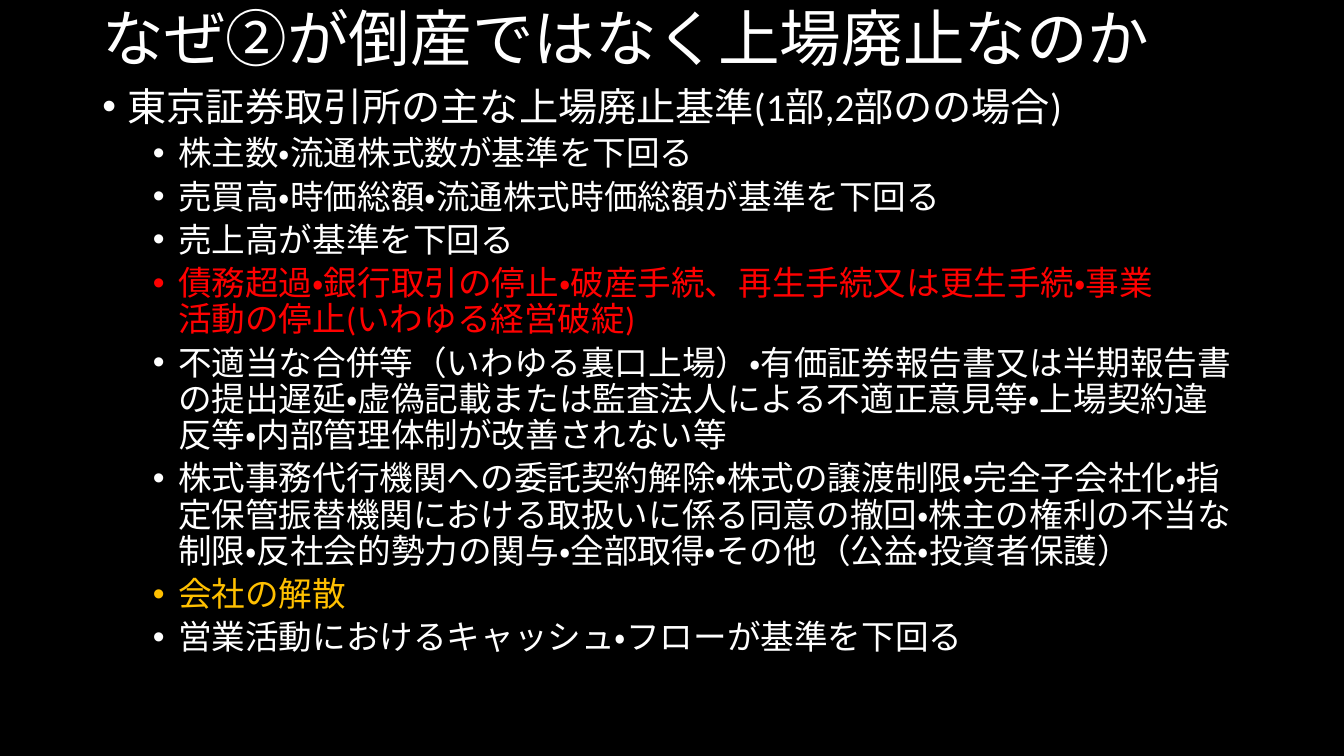
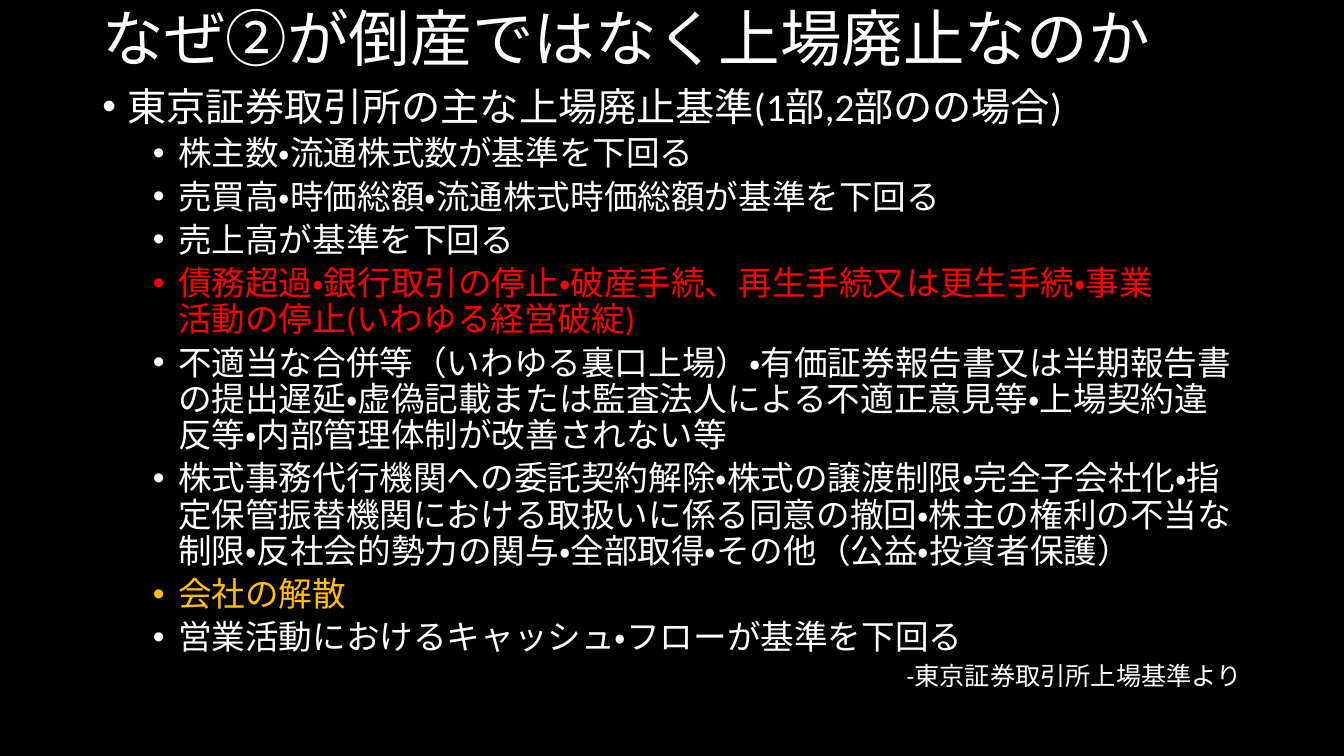
Before and after one commit to MAGA-Phantom/OperationSotsuron, a slide deck: slide 15 of 倒産の研究(仮).pptx (slide 11 before the commit). Drawn at 1344x756 pixels with LibreOffice and Linux fonts; fonts in the diff are those of the drawing. Boxes give left, top, right and bottom in pixels: in the first picture for what was removed or moved away, otherwise in the second. Text is boxed around its words. In the diff, an @@ line names an element or a change of style, - is before the commit and + after.

```diff
--- a/倒産の研究(仮).pptx
+++ b/倒産の研究(仮).pptx
@@ text at bbox=[907, 665, 1242, 687]: paragraph added @@
+    -東京証券取引所上場基準より
```
Also in this commit, not shown: 6 other slides changed, 5 slides added.
